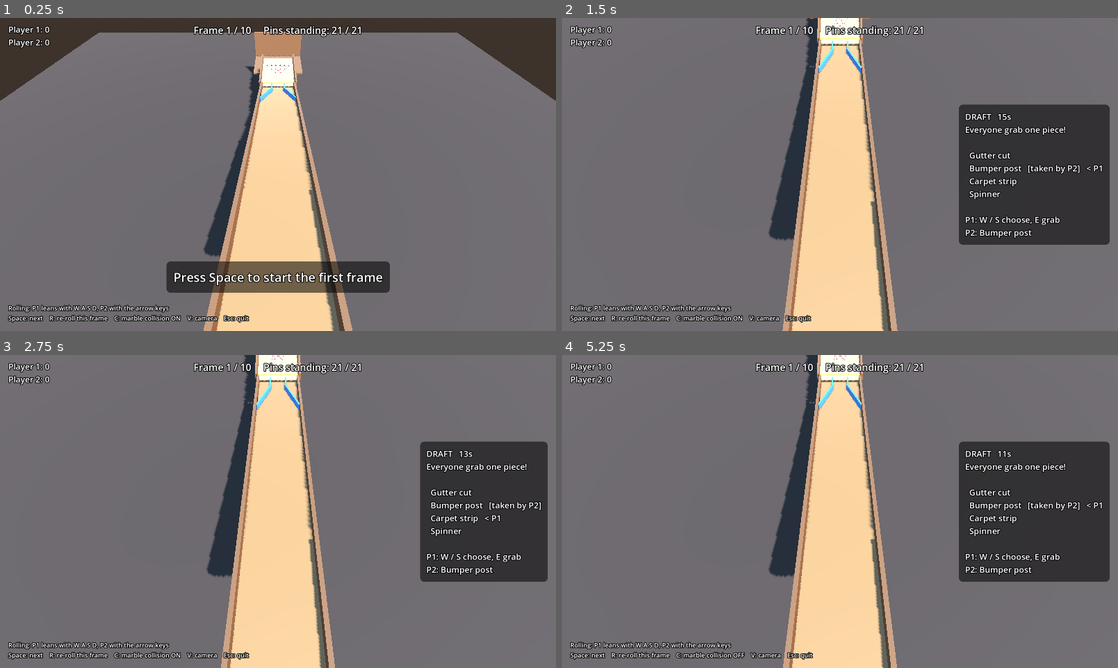
Above: before the commit, frames 1-4 (two rows, left to right).
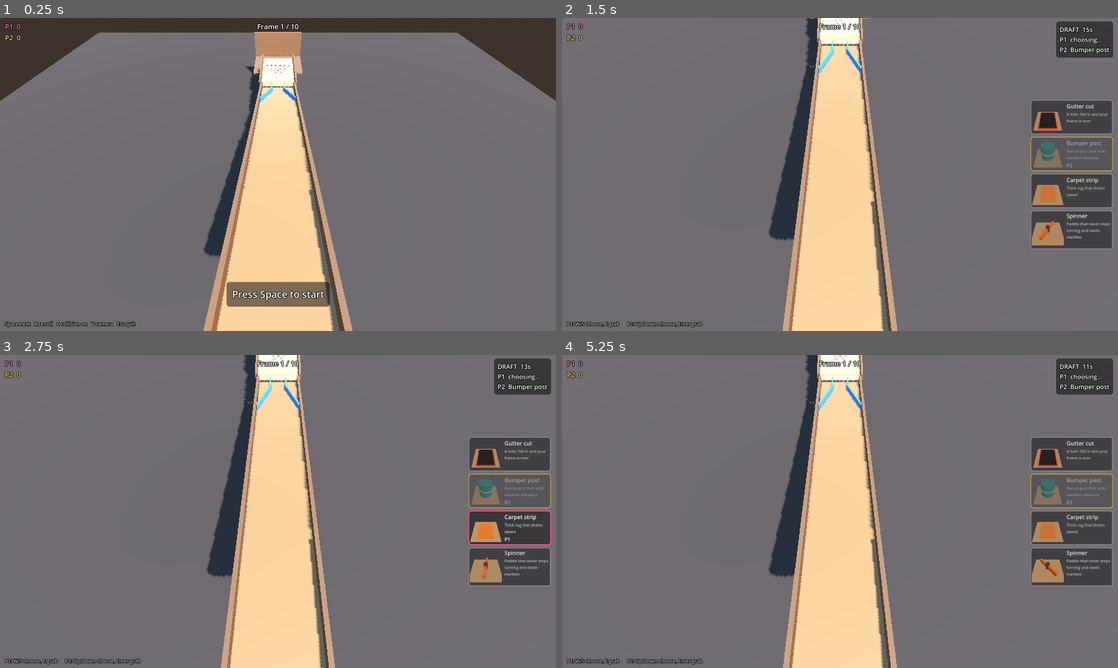
Above: after the commit, the same moments.

Repository: 2kyle/MARBLES
Game: Godot game, scene res://scenes/main.tscn
Two runs of this game, one before a commit and one after it. Both use one fixed random seed, a clock stepped at 60 frames per second and the inputs below.
Inputs:
- Up to frame 1 (0.25 s): no input
- Up to frame 2 (1.5 s): tap Space (roll) at 0.5 s; hold D 0.53-1.28 s; hold Space (roll) 0.53-1.28 s; hold S from 1.28 s (still down); tap Enter (p2_confirm) at 1.35 s
- Up to frame 3 (2.75 s): tap Space (roll) at 1.55 s; release S at 2.03 s; hold D from 2.03 s (still down); hold Space (roll) from 2.03 s (still down); tap Shift (p2_rotate) at 2.1 s
- Up to frame 4 (5.25 s): release D at 2.78 s; release Space (roll) at 2.78 s; hold W 2.78-3.53 s; tap Space (roll) at 2.85, 3.8, 4.55 s; hold V (toggle_camera) 3.53-4.28 s; hold A (p1_left) 3.53-5.03 s; tap R (restart_frame) at 4.25 s; tap C (toggle_collision) at 4.35 s; hold S from 5.03 s (still down); hold Space (roll) from 5.03 s (still down); tap Q at 5.1 s

The runs differ from the first frame. In frame 1, 6.3% of the frame differs, in the area x 0-71%, y 1-99%; in frame 2, 13%, in the area x 0-100%, y 1-99%; in frame 3, 11%; in frame 4, 13%.

Commit message:
Picture cards in the draft and a smaller HUD
Each piece gets a live thumbnail rendered from its real scene in a tiny
SubViewport, shown on compact draft cards down the right edge with the
grabbing player's colour as the border. The rest of the HUD shrinks to
the corners: scores top left in player colours, a small phase box top
right, and one line of context-specific controls at the bottom.

Co-Authored-By: Claude Opus 5.5 <noreply@anthropic.com>
Claude-Session: https://claude.ai/code/session_014TBodYBui2AU4FMudFP2wh

Diff:
--- a/scenes/main.tscn
+++ b/scenes/main.tscn
@@ -6,6 +6,7 @@
 [ext_resource type="Script" path="res://scripts/camera_rig.gd" id="4_camera"]
 [ext_resource type="Script" path="res://scripts/hud.gd" id="5_hud"]
 [ext_resource type="Script" path="res://scripts/draft_build.gd" id="6_draft"]
+[ext_resource type="Script" path="res://scripts/thumbnails.gd" id="7_thumbs"]
 
 [sub_resource type="ProceduralSkyMaterial" id="Sky_mat"]
 sky_top_color = Color(0.36, 0.52, 0.78, 1)
@@ -51,3 +52,6 @@
 
 [node name="DraftBuild" type="Node" parent="."]
 script = ExtResource("6_draft")
+
+[node name="Thumbnails" type="Node" parent="."]
+script = ExtResource("7_thumbs")
--- a/scripts/hud.gd
+++ b/scripts/hud.gd
@@ -1,52 +1,69 @@
 class_name Hud
 extends CanvasLayer
 ## On-screen scoreboard and messages. Only reads game state, never changes it.
+## Kept small and pushed to the screen edges so the lane stays visible.
+
+const PANEL_BG := Color(0, 0, 0, 0.5)
+
+var thumbnails: Thumbnails
 
 var _top: Label
-var _scores: Label
+var _scores: VBoxContainer
 var _center: Label
 var _help: Label
-var _side: Label
+var _phase: Label          # "DRAFT 12s" / "BUILD 24s" box, top right
+var _cards_box: VBoxContainer
+var _cards: Array = []     # one Dictionary per crate slot
+var _crate_shown: Array = []
 
 
 func _ready() -> void:
-	_top = _make_label(28, Control.PRESET_CENTER_TOP, HORIZONTAL_ALIGNMENT_CENTER)
+	_top = _make_label(20, Control.PRESET_CENTER_TOP, HORIZONTAL_ALIGNMENT_CENTER)
 	_top.grow_vertical = Control.GROW_DIRECTION_END
-	_top.position.y = 16
-	_scores = _make_label(24, Control.PRESET_TOP_LEFT, HORIZONTAL_ALIGNMENT_LEFT)
-	_scores.grow_horizontal = Control.GROW_DIRECTION_END
-	_scores.grow_vertical = Control.GROW_DIRECTION_END
-	_scores.position = Vector2(24, 16)
-	_center = _make_label(36, Control.PRESET_CENTER_BOTTOM, HORIZONTAL_ALIGNMENT_CENTER)
+	_top.offset_top = 10
+
+	_scores = VBoxContainer.new()
+	_scores.set_anchors_and_offsets_preset(Control.PRESET_TOP_LEFT)
+	_scores.offset_left = 14
+	_scores.offset_top = 10
+	add_child(_scores)
+
+	_center = _make_label(28, Control.PRESET_CENTER_BOTTOM, HORIZONTAL_ALIGNMENT_CENTER)
 	_center.grow_vertical = Control.GROW_DIRECTION_BEGIN
-	_center.offset_bottom = -110
-	var panel := StyleBoxFlat.new()
-	panel.bg_color = Color(0, 0, 0, 0.55)
-	panel.set_corner_radius_all(12)
-	panel.set_content_margin_all(20)
-	_center.add_theme_stylebox_override("normal", panel)
-	_side = _make_label(24, Control.PRESET_CENTER_RIGHT, HORIZONTAL_ALIGNMENT_LEFT)
-	_side.grow_horizontal = Control.GROW_DIRECTION_BEGIN
-	_side.offset_right = -24
-	var side_panel := StyleBoxFlat.new()
-	side_panel.bg_color = Color(0, 0, 0, 0.55)
-	side_panel.set_corner_radius_all(12)
-	side_panel.set_content_margin_all(18)
-	_side.add_theme_stylebox_override("normal", side_panel)
-	_help = _make_label(18, Control.PRESET_BOTTOM_LEFT, HORIZONTAL_ALIGNMENT_LEFT)
+	_center.offset_bottom = -70
+	_center.add_theme_stylebox_override("normal", _panel_style(16))
+
+	_phase = _make_label(18, Control.PRESET_TOP_RIGHT, HORIZONTAL_ALIGNMENT_LEFT)
+	_phase.grow_horizontal = Control.GROW_DIRECTION_BEGIN
+	_phase.grow_vertical = Control.GROW_DIRECTION_END
+	_phase.offset_right = -14
+	_phase.offset_top = 10
+	_phase.add_theme_stylebox_override("normal", _panel_style(10))
+
+	_help = _make_label(14, Control.PRESET_BOTTOM_LEFT, HORIZONTAL_ALIGNMENT_LEFT)
 	_help.grow_horizontal = Control.GROW_DIRECTION_END
 	_help.grow_vertical = Control.GROW_DIRECTION_BEGIN
-	_help.offset_left = 24
-	_help.offset_bottom = -24
+	_help.offset_left = 14
+	_help.offset_bottom = -10
+	_help.add_theme_color_override("font_color", Color(1, 1, 1, 0.8))
+
+	_cards_box = VBoxContainer.new()
+	_cards_box.add_theme_constant_override("separation", 6)
+	_cards_box.set_anchors_and_offsets_preset(Control.PRESET_CENTER_RIGHT)
+	_cards_box.grow_horizontal = Control.GROW_DIRECTION_BEGIN
+	_cards_box.grow_vertical = Control.GROW_DIRECTION_BOTH
+	_cards_box.offset_right = -14
+	add_child(_cards_box)
 
 
 func refresh(game) -> void:
-	var standing: int = game.rack.standing_count()
-	var total: int = game.rack.pin_count()
-	_top.text = "Frame %d / %d     Pins standing: %d / %d" % [
-			game.frame, game.frames_per_match, standing, total]
+	var rolling_ish: bool = game.state in [game.State.COUNTDOWN, game.State.ROLLING,
+			game.State.RESULTS, game.State.MATCH_OVER]
+	_top.text = "Frame %d / %d" % [game.frame, game.frames_per_match]
+	if rolling_ish:
+		_top.text += "    Pins standing %d / %d" % [game.rack.standing_count(), game.rack.pin_count()]
 	if game.state == game.State.ROLLING:
-		_top.text += "     Time: %d" % ceili(game.time_left())
+		_top.text += "    %ds" % ceili(game.time_left())
 
 	var lines := []
 	for i in game.player_count:
@@ -54,84 +71,163 @@
 		if game.state == game.State.ROLLING or game.state == game.State.RESULTS:
 			var m: Marble = game.marbles[i]
 			if m.out:
-				tag = "  (out)"
+				tag = "  out"
 			elif m.arrived:
-				tag = "  (reached pins #%d)" % (game.arrival_order.find(i) + 1)
-		lines.append("%s: %d%s" % [game.PLAYER_NAMES[i], game.totals[i], tag])
-	_scores.text = "\n".join(lines)
-
-	_side.text = ""
+				tag = "  #%d at pins" % (game.arrival_order.find(i) + 1)
+		lines.append("P%d  %d%s" % [i + 1, game.totals[i], tag])
+	while _scores.get_child_count() < lines.size():
+		var l := Label.new()
+		l.add_theme_font_size_override("font_size", 20)
+		l.add_theme_color_override("font_outline_color", Color.BLACK)
+		l.add_theme_constant_override("outline_size", 6)
+		_scores.add_child(l)
+	for i in lines.size():
+		var l: Label = _scores.get_child(i)
+		l.text = lines[i]
+		l.add_theme_color_override("font_color", game.PLAYER_COLORS[i].lightened(0.3))
+
+	_phase.text = ""
+	_center.text = ""
 	match game.state:
 		game.State.WAITING:
-			_center.text = "Press Space to start the first frame"
+			_center.text = "Press Space to start"
 		game.State.DRAFT:
-			_center.text = ""
-			_side.text = _draft_text(game)
+			_phase.text = _draft_status(game)
 		game.State.BUILD:
-			_center.text = ""
-			_side.text = _build_text(game)
+			_phase.text = _build_status(game)
 		game.State.COUNTDOWN:
 			_center.text = str(game.countdown_value())
-		game.State.ROLLING:
-			_center.text = ""
 		game.State.RESULTS:
-			_center.text = _results_text(game) + "\n\nPress Space for the next frame"
+			_center.text = _results_text(game) + "\nSpace: next frame"
 		game.State.MATCH_OVER:
-			_center.text = _results_text(game) + "\n\n" + _winner_text(game) \
-					+ "\nPress Space to play again"
+			_center.text = _results_text(game) + "\n" + _winner_text(game) \
+					+ "\nSpace: play again"
 	_center.visible = _center.text != ""
-	_side.visible = _side.text != ""
-
-	_help.text = ("Rolling: P1 leans with W A S D, P2 with the arrow keys\n"
-			+ "Space: next    R: re-roll this frame    C: marble collision %s    V: camera    Esc: quit") \
-			% ("ON" if game.marbles_collide else "OFF")
-
-
-func _draft_text(game) -> String:
+	_phase.visible = _phase.text != ""
+
+	_update_cards(game)
+	_help.text = _help_text(game)
+
+
+# ------------------------------------------------------------ Draft cards
+
+func _update_cards(game) -> void:
 	var db: DraftBuild = game.draft_build
-	var lines := ["DRAFT   %ds" % game.phase_time_left(), "Everyone grab one piece!", ""]
-	for slot in db.crate.size():
-		var line := "  " + PieceCatalog.display_name(db.crate[slot])
-		if db.taken_by[slot] != -1:
-			line += "   [taken by P%d]" % (db.taken_by[slot] + 1)
+	var show: bool = game.state == game.State.DRAFT
+	_cards_box.visible = show
+	if not show:
+		return
+	if _crate_shown != db.crate:
+		_build_cards(db.crate)
+	for slot in _cards.size():
+		var card: Dictionary = _cards[slot]
+		var owner: int = db.taken_by[slot]
+		var hovering := []
 		for p in game.player_count:
 			if db.picks[p] == "" and db.draft_cursor[p] == slot:
-				line += "   < P%d" % (p + 1)
-		lines.append(line)
-	lines.append("")
+				hovering.append(p)
+		var style: StyleBoxFlat = card.style
+		if owner != -1:
+			style.border_color = game.PLAYER_COLORS[owner]
+			card.panel.modulate = Color(1, 1, 1, 0.45)
+			card.tag.text = "P%d" % (owner + 1)
+		elif hovering.size() > 0:
+			style.border_color = game.PLAYER_COLORS[hovering[0]]
+			card.panel.modulate = Color.WHITE
+			var tags := []
+			for p in hovering:
+				tags.append("P%d" % (p + 1))
+			card.tag.text = " ".join(tags)
+		else:
+			style.border_color = Color(1, 1, 1, 0.15)
+			card.panel.modulate = Color(1, 1, 1, 0.85)
+			card.tag.text = ""
+
+
+func _build_cards(crate: Array) -> void:
+	for c in _cards_box.get_children():
+		c.queue_free()
+	_cards.clear()
+	_crate_shown = crate.duplicate()
+	var size := 92 if crate.size() <= 4 else 72
+	for id in crate:
+		var panel := PanelContainer.new()
+		var style := _panel_style(4)
+		style.set_border_width_all(3)
+		panel.add_theme_stylebox_override("panel", style)
+		var row := HBoxContainer.new()
+		row.add_theme_constant_override("separation", 8)
+		panel.add_child(row)
+		var pic := TextureRect.new()
+		pic.custom_minimum_size = Vector2(size, size)
+		pic.expand_mode = TextureRect.EXPAND_IGNORE_SIZE
+		pic.stretch_mode = TextureRect.STRETCH_KEEP_ASPECT_CENTERED
+		if thumbnails:
+			pic.texture = thumbnails.texture_for(id)
+		row.add_child(pic)
+		var words := VBoxContainer.new()
+		words.alignment = BoxContainer.ALIGNMENT_CENTER
+		words.custom_minimum_size = Vector2(130, 0)
+		row.add_child(words)
+		var name_label := Label.new()
+		name_label.text = PieceCatalog.display_name(id)
+		name_label.add_theme_font_size_override("font_size", 16)
+		words.add_child(name_label)
+		var about := Label.new()
+		about.text = PieceCatalog.info(id).about
+		about.autowrap_mode = TextServer.AUTOWRAP_WORD_SMART
+		about.custom_minimum_size = Vector2(130, 0)
+		about.add_theme_font_size_override("font_size", 11)
+		about.add_theme_color_override("font_color", Color(1, 1, 1, 0.75))
+		words.add_child(about)
+		var tag := Label.new()
+		tag.add_theme_font_size_override("font_size", 14)
+		words.add_child(tag)
+		_cards_box.add_child(panel)
+		_cards.append({"panel": panel, "style": style, "tag": tag})
+
+
+# ------------------------------------------------------------ Status text
+
+func _draft_status(game) -> String:
+	var db: DraftBuild = game.draft_build
+	var lines := ["DRAFT  %ds" % game.phase_time_left()]
 	for p in game.player_count:
-		var status: String = PieceCatalog.display_name(db.picks[p]) if db.picks[p] != "" else _draft_keys(p)
+		var s: String = PieceCatalog.display_name(db.picks[p]) if db.picks[p] != "" else "choosing..."
 		if db.message[p] != "":
-			status = db.message[p]
-		lines.append("P%d: %s" % [p + 1, status])
+			s = db.message[p]
+		lines.append("P%d  %s" % [p + 1, s])
 	return "\n".join(lines)
 
 
-func _build_text(game) -> String:
+func _build_status(game) -> String:
 	var db: DraftBuild = game.draft_build
-	var lines := ["BUILD   %ds" % game.phase_time_left(), "Place your piece on the lane", ""]
+	var lines := ["BUILD  %ds" % game.phase_time_left()]
 	for p in game.player_count:
 		var piece := PieceCatalog.display_name(db.picks[p])
-		var status := "placed" if db.has_placed[p] else Controls.describe(p)
-		if db.message[p] != "" and not db.has_placed[p]:
-			status = db.message[p]
-		lines.append("P%d %s: %s" % [p + 1, piece, status])
+		var s := "done" if db.has_placed[p] else ("can't go here" if db.cursor_blocked(p) else "placing")
+		lines.append("P%d  %s  %s" % [p + 1, piece, s])
 	return "\n".join(lines)
 
 
-func _draft_keys(p: int) -> String:
-	match p:
-		0: return "W / S choose, E grab"
-		1: return "Up / Down choose, Enter grab"
-		2: return "I / K choose, O grab"
-		_: return "Num 8 / 5 choose, Num 9 grab"
+func _help_text(game) -> String:
+	match game.state:
+		game.State.DRAFT:
+			return "P1: W/S choose, E grab      P2: Up/Down choose, Enter grab"
+		game.State.BUILD:
+			return "P1: WASD move, Q turn, E drop      P2: arrows move, Right Shift turn, Enter drop"
+		game.State.COUNTDOWN, game.State.ROLLING:
+			return "Lean: P1 WASD, P2 arrows      R re-roll   C collision %s   V camera" \
+					% ("on" if game.marbles_collide else "off")
+	return "Space next   R re-roll   C collision %s   V camera   Esc quit" \
+			% ("on" if game.marbles_collide else "off")
 
 
 func _results_text(game) -> String:
 	var r: Dictionary = game.last_result
 	if r.is_empty():
 		return ""
-	var lines := ["Frame %d results" % game.frame]
+	var lines := ["Frame %d" % game.frame]
 	for i in game.player_count:
 		var parts := ["%d pin%s" % [r.pins[i], "" if r.pins[i] == 1 else "s"]]
 		if r.race[i] > 0:
@@ -140,7 +236,7 @@
 			parts.append("+%d sweep" % r.sweep[i])
 		if r.knockouts[i] > 0:
 			parts.append("+%d knockout" % r.knockouts[i])
-		lines.append("%s: %d  (%s)" % [game.PLAYER_NAMES[i], r.points[i], ", ".join(parts)])
+		lines.append("P%d  +%d  (%s)" % [i + 1, r.points[i], ", ".join(parts)])
 	if r.note != "":
 		lines.append(r.note)
 	return "\n".join(lines)
@@ -160,11 +256,21 @@
 	return "%s wins with %d!" % [winners[0], best]
 
 
+# ------------------------------------------------------------ Helpers
+
+func _panel_style(margin: int) -> StyleBoxFlat:
+	var s := StyleBoxFlat.new()
+	s.bg_color = PANEL_BG
+	s.set_corner_radius_all(8)
+	s.set_content_margin_all(margin)
+	return s
+
+
 func _make_label(size: int, preset: int, align: HorizontalAlignment) -> Label:
 	var l := Label.new()
 	l.add_theme_font_size_override("font_size", size)
 	l.add_theme_color_override("font_outline_color", Color.BLACK)
-	l.add_theme_constant_override("outline_size", 8)
+	l.add_theme_constant_override("outline_size", 6)
 	l.horizontal_alignment = align
 	l.set_anchors_and_offsets_preset(preset)
 	l.grow_horizontal = Control.GROW_DIRECTION_BOTH
--- a/scripts/main.gd
+++ b/scripts/main.gd
@@ -83,6 +83,7 @@
 	rack.swept.connect(_on_rack_swept)
 	arrival_line.body_entered.connect(_on_arrival_line_body_entered)
 	draft_build.setup(builder, player_count, PLAYER_COLORS)
+	hud.thumbnails = $Thumbnails
 	_new_match()
 
 
--- /dev/null
+++ b/scripts/thumbnails.gd
@@ -0,0 +1,63 @@
+class_name Thumbnails
+extends Node
+## Live little pictures of every piece, for the draft cards. Each piece gets
+## its own tiny 3D world (a SubViewport) with a camera and a light, so the
+## pictures always match the real piece scenes, spinner spinning and all.
+
+## Picture size in pixels.
+@export var picture_size := 128
+
+var _textures := {}
+
+
+func _ready() -> void:
+	for id in PieceCatalog.ids():
+		_textures[id] = _make(id)
+
+
+func texture_for(id: String) -> Texture2D:
+	return _textures.get(id)
+
+
+func _make(id: String) -> Texture2D:
+	var vp := SubViewport.new()
+	vp.size = Vector2i(picture_size, picture_size)
+	vp.own_world_3d = true
+	vp.transparent_bg = true
+	vp.msaa_3d = Viewport.MSAA_4X
+	vp.render_target_update_mode = SubViewport.UPDATE_ALWAYS
+	add_child(vp)
+
+	var info := PieceCatalog.info(id)
+	var piece: Node3D = load(info.scene).instantiate()
+	piece.rotation.y = deg_to_rad(info.base_rotation)
+	# A plain floor tile under the piece so flat pieces read clearly.
+	var floor_tile := MeshInstance3D.new()
+	var floor_mesh := BoxMesh.new()
+	var r: float = maxf(info.radius, 0.6)
+	floor_mesh.size = Vector3(r * 2.4, 0.05, r * 2.4)
+	var floor_mat := StandardMaterial3D.new()
+	floor_mat.albedo_color = Color(0.72, 0.55, 0.36)
+	floor_mesh.material = floor_mat
+	floor_tile.mesh = floor_mesh
+	floor_tile.position.y = -0.03
+	vp.add_child(floor_tile)
+	vp.add_child(piece)
+
+	var cam := Camera3D.new()
+	cam.fov = 40.0
+	var d := r * 2.6 + 0.8
+	cam.position = Vector3(0, d * 0.85, d * 0.75)
+	vp.add_child(cam)
+	cam.look_at_from_position(cam.position, Vector3(0, 0.2, 0))
+
+	var light := DirectionalLight3D.new()
+	light.rotation = Vector3(-0.9, 0.6, 0)
+	vp.add_child(light)
+	var env := WorldEnvironment.new()
+	env.environment = Environment.new()
+	env.environment.ambient_light_source = Environment.AMBIENT_SOURCE_COLOR
+	env.environment.ambient_light_color = Color(0.6, 0.6, 0.65)
+	env.environment.background_mode = Environment.BG_CLEAR_COLOR
+	vp.add_child(env)
+	return vp.get_texture()
Binary file changed: docs/build.png
Binary file added: docs/draft.png
Not shown, added: scripts/thumbnails.gd.uid
